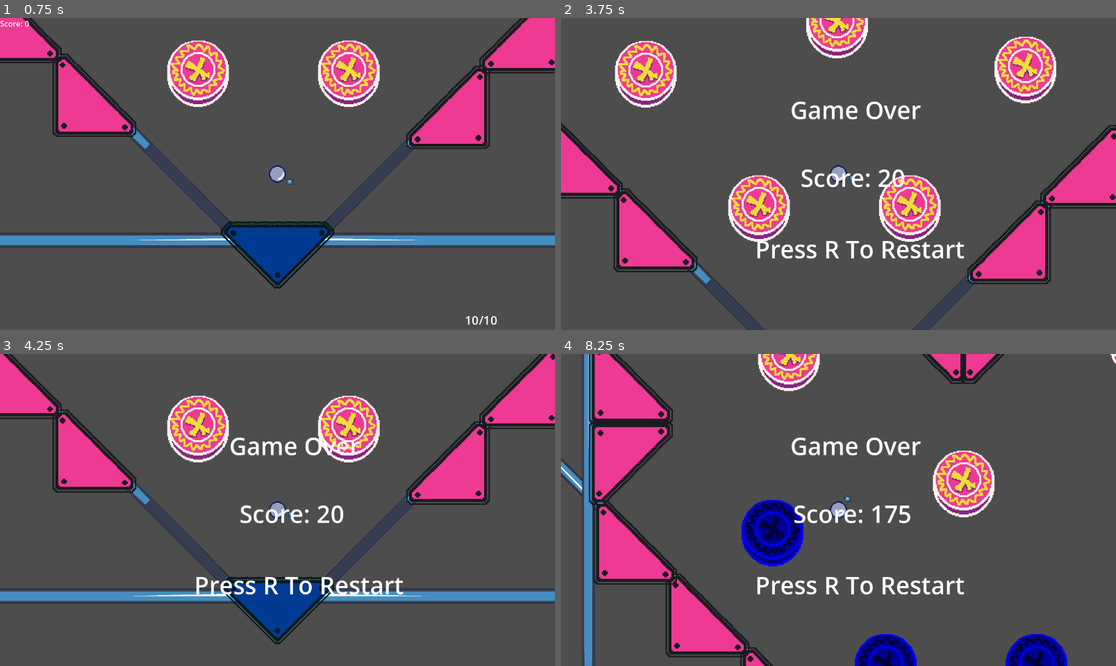
Above: before the commit, frames 1-4 (two rows, left to right).
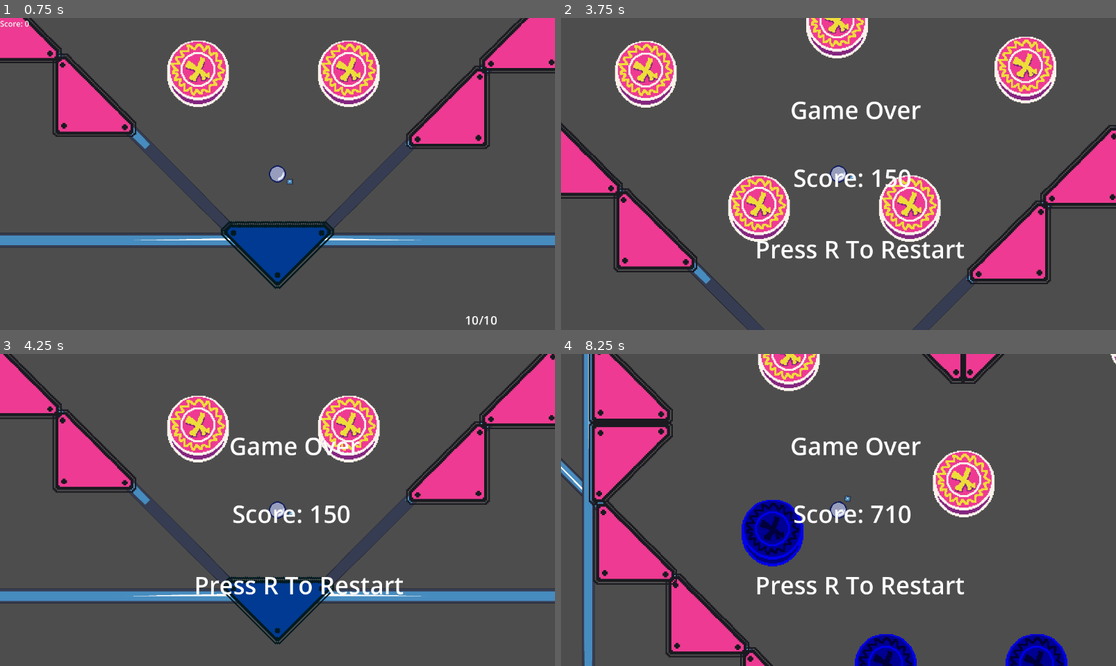
Above: after the commit, the same moments.

Repository: HjalteTagmose/Winball
Game: Godot game, scene res://scenes/main.tscn
Same seed, same stepped clock (60 frames per second), same inputs: the game is played once before the commit and once after it. The engine's default icon, where the game draws it, is replaced by a stand-in: a white triangle on a blue panel in a dark square.
Inputs (mouse positions are in pixels of both pictures, inside the frame that each line leads up to):
- Up to frame 1 (0.75 s): tap Enter (ui_accept) at 0.5 s; move the mouse to (510, 320) at 0.52 s; tap S (aim_down) at 0.6 s
- Up to frame 2 (3.75 s): tap Enter (ui_accept) at 0.77, 1.52, 3.02 s; move the mouse to (610, 27) at 1.27 s; tap A (aim_left) at 1.35 s; move the mouse to (894, 105) at 2.02 s; tap D (aim_right) at 2.1 s; move the mouse to (810, 236) at 2.77 s; tap W (aim_up) at 2.85 s; move the mouse to (1005, 220) at 3.52 s; tap P (force_gameover) at 3.6 s
- Up to frame 3 (4.25 s): tap Enter (ui_accept) at 3.77 s
- Up to frame 4 (8.25 s): tap R (restart_game) at 4.25 s; move the mouse to (855, 513) at 4.27 s; tap Space (launch) at 4.35 s; tap Enter (ui_accept) at 4.52, 6.02, 6.77, 7.52 s; move the mouse to (866, 510) at 5.02 s; tap S (aim_down) at 5.1 s; move the mouse to (755, 432) at 5.77 s; tap A (aim_left) at 5.85 s; move the mouse to (960, 494) at 6.52 s; tap D (aim_right) at 6.6 s; move the mouse to (727, 525) at 7.27 s; tap W (aim_up) at 7.35 s; move the mouse to (894, 441) at 8.02 s; tap P (force_gameover) at 8.1 s

Frame 1 is identical in both runs. In frame 2, 0.6% of the frame differs, in the area x 42-64%, y 48-55%; in frame 3, 0.6%; in frame 4, 0.2%.

Commit message:
Bumper diminishing scores

Diff:
--- a/prefabs/Room props/Bumpers/bumper_circle_ammo.tscn
+++ b/prefabs/Room props/Bumpers/bumper_circle_ammo.tscn
@@ -16,10 +16,9 @@
 script = ExtResource("2_ochcu")
 extraVisual = NodePath("Sprite2D/Sprite2D")
 Power = 40.0
-Score = 30
+BiasPower = 0.0
 AudioPlayer = NodePath("AudioPlayer")
 ParticleOnHit = ExtResource("3_3j6bh")
-BiasPower = 0.0
 metadata/_custom_type_script = "uid://hs0iqsrumsxw"
 
 [node name="Sprite2D" type="Sprite2D" parent="."]
--- a/scripts/Map props/Bumper.gd
+++ b/scripts/Map props/Bumper.gd
@@ -1,18 +1,24 @@
 class_name BasicBumper extends StaticBody2D
 
+@export_category("Stats")
 @export var CanDie : bool = false
 @export var Life : int = 3
 @export var Power : float = 35
-@export var Score : int = 15
+@export var Score : Array[int] = [100, 50, 10]
+
+
+@export_category("Bias")
+@export var Bias : Vector2 = Vector2.ZERO
+@export var BiasPower : float = 15
+
+@export_category("Setup")
 @export var AudioPlayer : AudioStreamPlayer2D
 @export var SoundOnHIt : AudioStream
 @export var ParticleOnHit : PackedScene
-@export var Bias : Vector2 = Vector2.ZERO
-@export var BiasPower : float = 15
-
 
 var timesHit : int
 var isInStrom : bool
+var _scoreIndex = 0
 
 func _ready() -> void:
 	AudioPlayer.stream = SoundOnHIt
@@ -65,10 +71,18 @@
 	PlayParticle(collisionInfo)
 
 func AddScore():
-	Global.AddScore(Score)
+	if(Score.size() <= 0):
+		return
+
+	var scoreIndex = clamp(_scoreIndex, 0, Score.size()-1)
+	var scoreToGive = Score[scoreIndex]
+
+	_scoreIndex += 1
+
+	Global.AddScore(scoreToGive)
 
 	if isInStrom:
-		Global.AddScore(Score)
+		Global.AddScore(scoreToGive)
 
 func Die():
 	queue_free()
